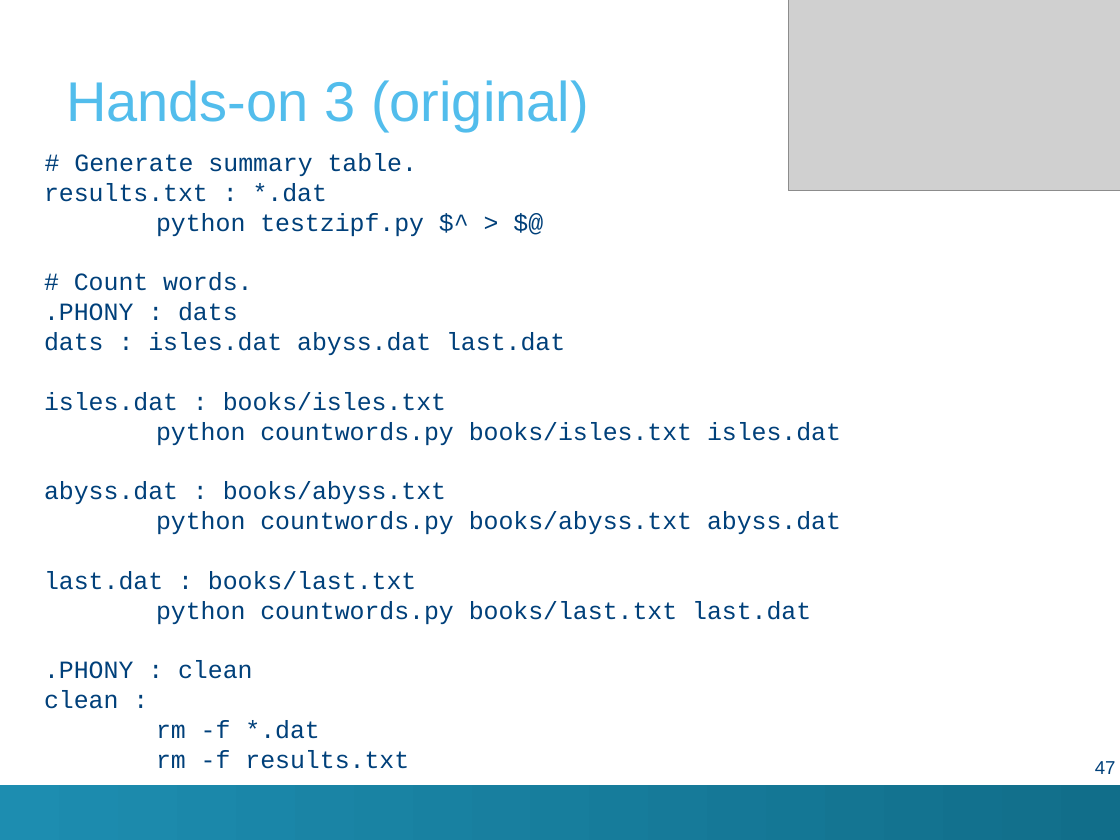
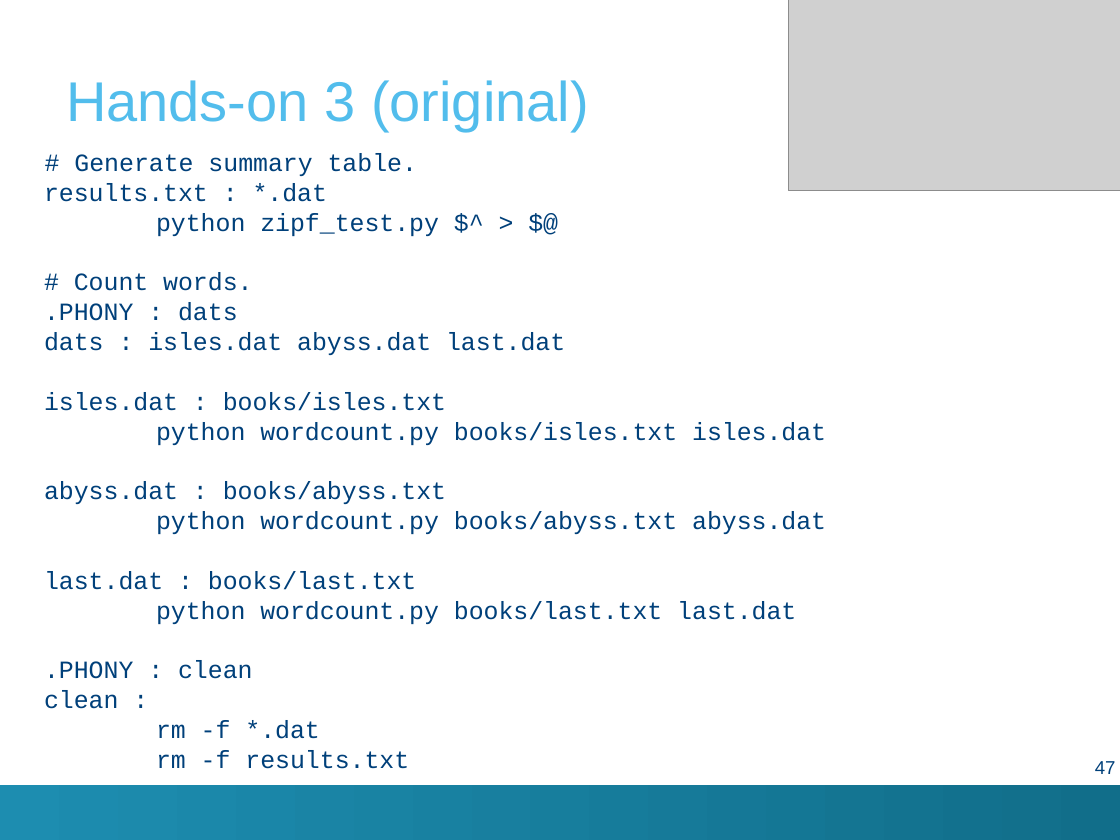
Before and after one commit to hpcleuven/Makefile-intro, a slide deck: slide 47 of Make.pptx. Drawn at 1120x840 pixels with LibreOffice and Linux fonts; fonts in the diff are those of the drawing; grey boxes stand for pictures; background and template pictures are left out. Boxes give left, top, right and bottom in pixels: in the first picture for what was removed or moved away, otherwise in the second. Text is boxed around its words. In the diff, an @@ line names an element or a change of style, - is before the commit and + after.

```diff
--- a/Make.pptx
+++ b/Make.pptx
@@ text at (44,153,826,769): text changed @@
-# Generate summary table.
-results.txt : *.dat
-python testzipf.py $^ > $@
-# Count words.
-.PHONY : dats
-dats : isles.dat abyss.dat last.dat
-isles.dat : books/isles.txt
-python countwords.py books/isles.txt isles.dat
-abyss.dat : books/abyss.txt
-python countwords.py books/abyss.txt abyss.dat
-last.dat : books/last.txt
-python countwords.py books/last.txt last.dat
-.PHONY : clean
-clean :
-rm -f *.dat
-rm -f results.txt
+# Generate summary table.
+results.txt : *.dat
+python zipf_test.py $^ > $@
+# Count words.
+.PHONY : dats
+dats : isles.dat abyss.dat last.dat
+isles.dat : books/isles.txt
+python wordcount.py books/isles.txt isles.dat
+abyss.dat : books/abyss.txt
+python wordcount.py books/abyss.txt abyss.dat
+last.dat : books/last.txt
+python wordcount.py books/last.txt last.dat
+.PHONY : clean
+clean :
+rm -f *.dat
+rm -f results.txt
```
Also in this commit, not shown: 55 other slides changed, 1 other file.
